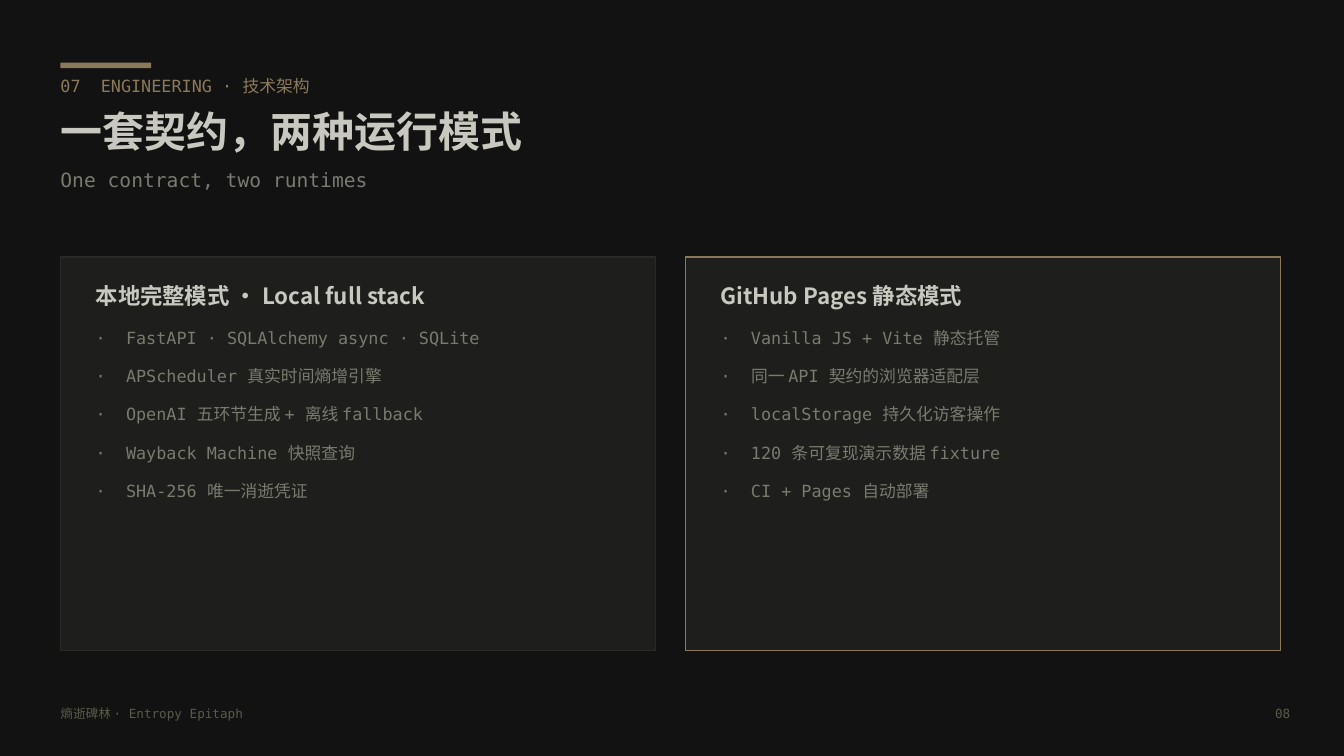
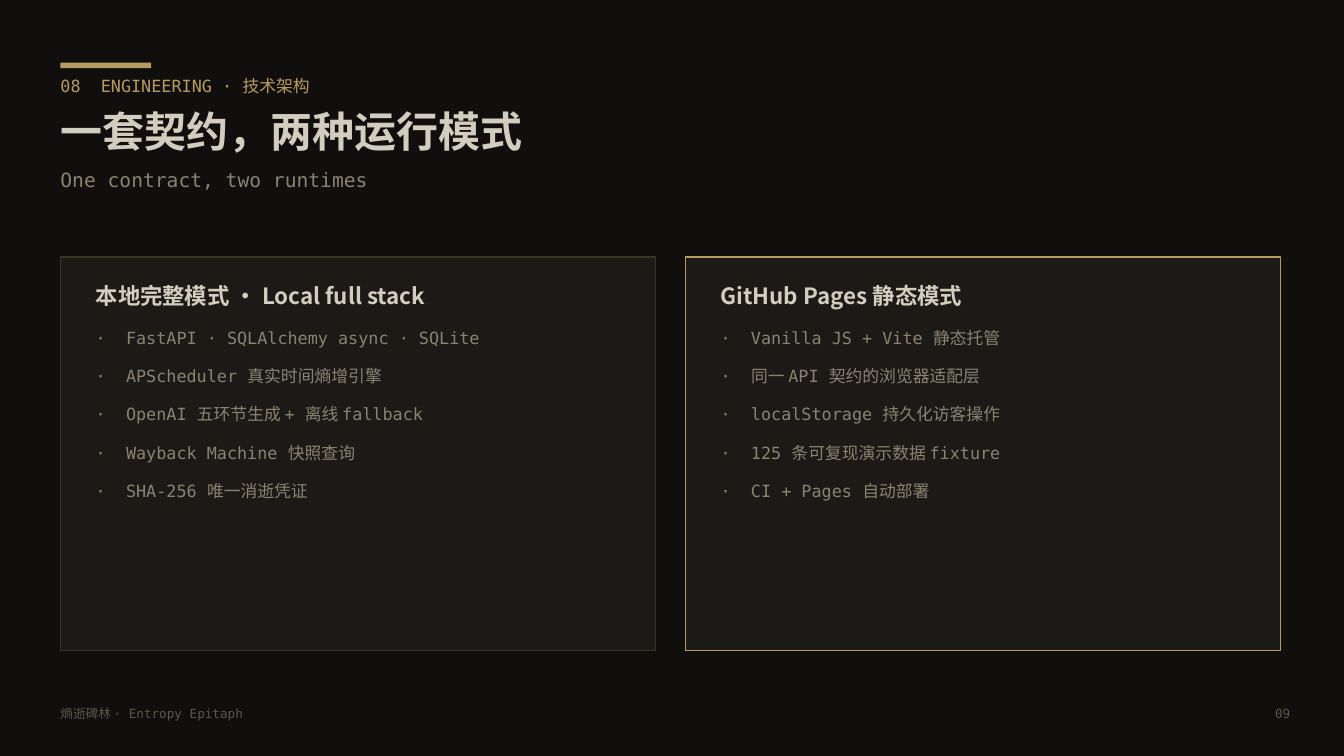
Before and after one commit to h0ll0w-AkuZr0guY/entropy-epitaph, a slide deck: slide 9 of docs/entropy-epitaph-pitch.pptx (slide 8 before the commit). Drawn at 1344x756 pixels with LibreOffice and Linux fonts; fonts in the diff are those of the drawing. Boxes give left, top, right and bottom in pixels: in the first picture for what was removed or moved away, otherwise in the second. Text is boxed around its words. In the diff, an @@ line names an element or a change of style, - is before the commit and + after.

```diff
--- a/docs/entropy-epitaph-pitch.pptx
+++ b/docs/entropy-epitaph-pitch.pptx
@@ rectangle at (0, 0, 1344, 756): fill #121212 to #100F0D @@
@@ text at (60, 78, 310, 94): text changed; text colour #8A7A5A to #B89A63 @@
-07 ENGINEERING · 技术架构
+08 ENGINEERING · 技术架构
@@ rectangle at (60, 63, 151, 69): fill #8A7A5A to #B89A63 @@
@@ text "一套契约，两种运行模式" at (60, 111, 522, 190): text colour #C8C8C0 to #D2CDBE in "一套契约，两种运行模式"; text colour #7A7A70 to #8A8372 in "One contract, two runtimes" @@
@@ rectangle at (60, 257, 655, 650): fill #1E1E1C to #1C1A16; outline #2A2A26 0.75 pt to #3A3426 0.75 pt @@
@@ rectangle at (686, 257, 1280, 650): fill #1E1E1C to #1C1A16; outline #8A7A5A 0.75 pt to #B89A63 0.75 pt @@
@@ text "本地完整模式 · Local full stack" at (96, 285, 480, 498): text colour #C8C8C0 to #D2CDBE in "本地完整模式 · Local full stack"; text colour #7A7A70 to #8A8372 in "· FastAPI · SQLAlchemy async · SQLite", "· APScheduler 真实时间熵增引擎", "· OpenAI 五环节生成 + 离线 fallback", "· Wayback Machine 快照查询" and 1 more places @@
@@ text at (721, 285, 1001, 501): text colour #C8C8C0 to #D2CDBE in "GitHub Pages 静态模式"; text colour #7A7A70 to #8A8372 in "· Vanilla JS + Vite 静态托管", "· 同一 API 契约的浏览器适配层", "· localStorage 持久化访客操作", "· CI + Pages 自动部署" @@
@@ text at (751, 445, 1001, 460): text changed; text colour #7A7A70 to #8A8372 @@
-· 120 条可复现演示数据 fixture
+· 125 条可复现演示数据 fixture
```
Also in this commit, not shown: 7 other slides changed, 3 slides added, 2 slides removed, 9 other files.
